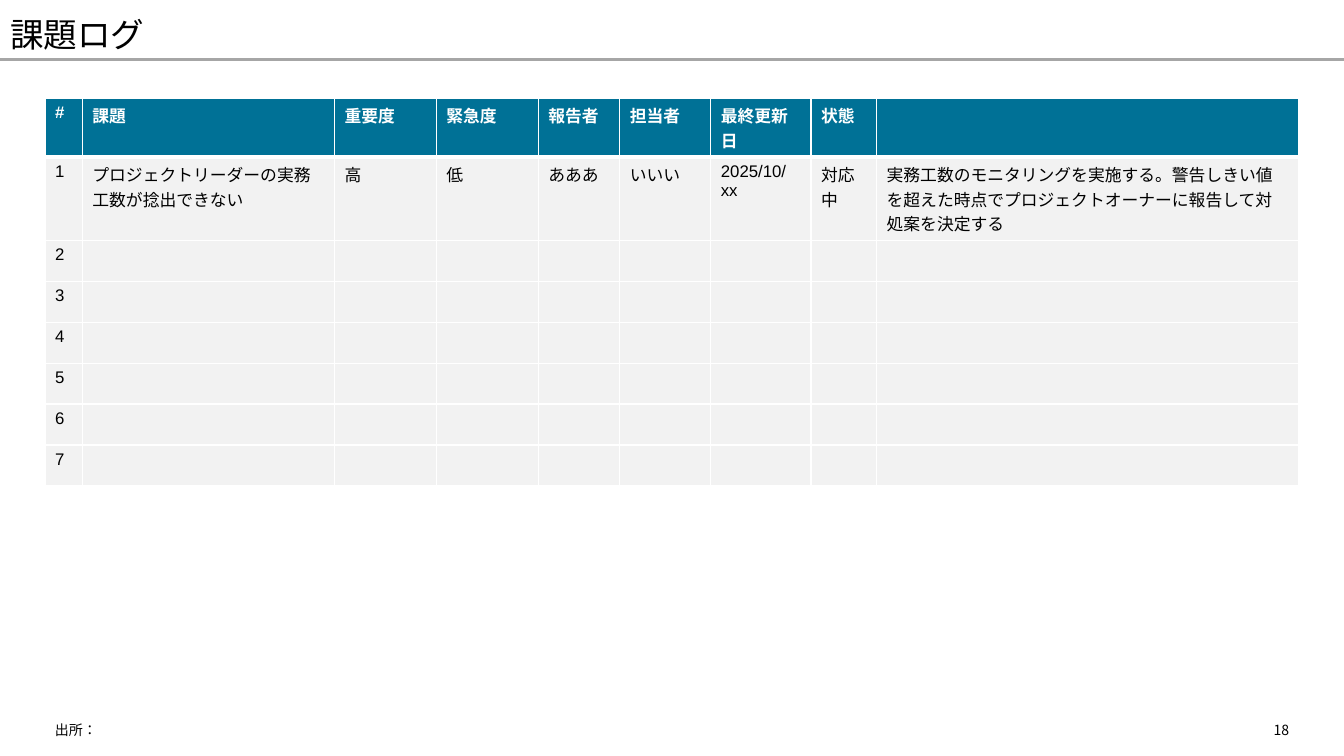
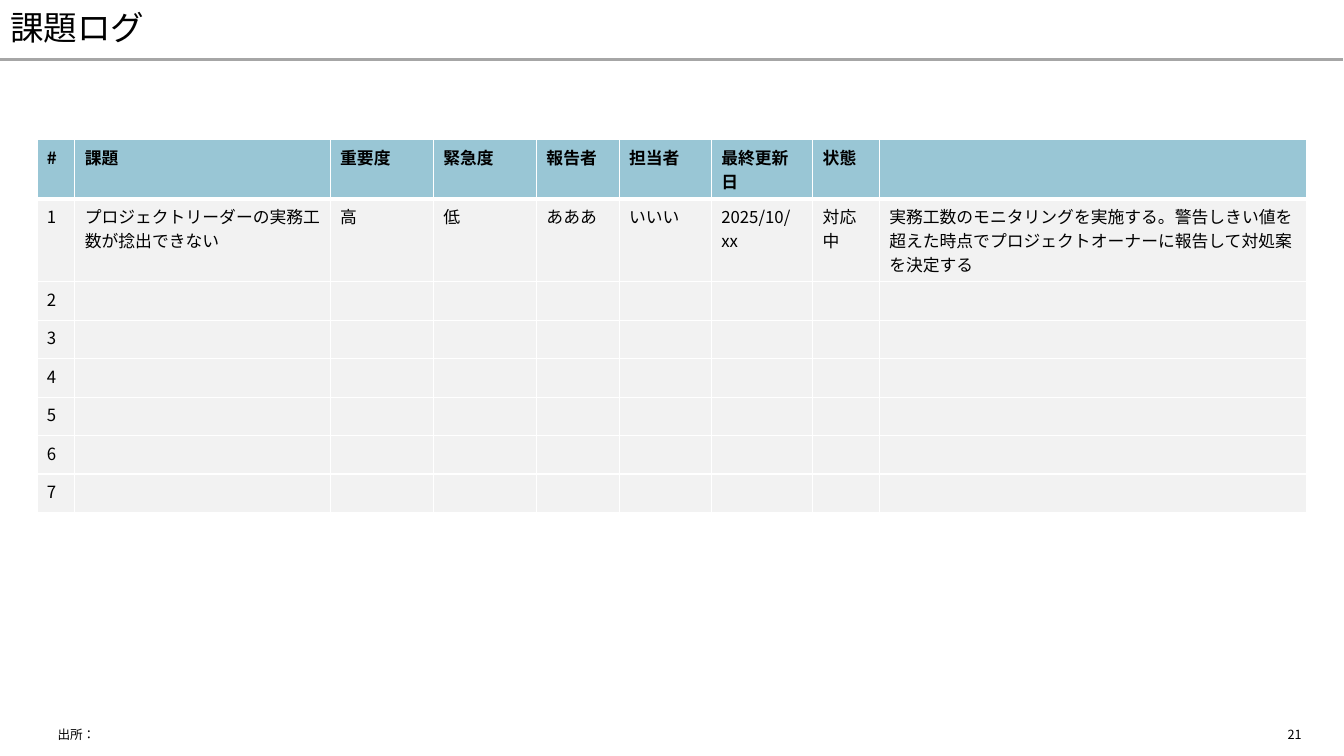
Before and after one commit to yuzucha16/dotfiles, a slide deck: slide 21 of office/Blank.potx (slide 18 before the commit). Drawn at 1344x756 pixels with LibreOffice and Linux fonts; fonts in the diff are those of the drawing. Boxes give left, top, right and bottom in pixels: in the first picture for what was removed or moved away, otherwise in the second. Text is boxed around its words. In the diff, an @@ line names an element or a change of style, - is before the commit and + after.

```diff
--- a/office/Blank.potx
+++ b/office/Blank.potx
@@ title "課題ログ" at (10,12,144,43): vertical alignment bottom to middle @@
@@ table at (37,140,1307,502) @@
@@ fill #007096 to #007096 at 40% opacity in row 1 @@
@@ font Arial to Noto Sans CJK JP @@
@@ text colour #FFFFFF to #000000 in "#", "課題", "重要度", "緊急度" and 4 more places @@
@@ table: place and size @@
-table at (45,99,1299,469)
+table at (37,140,1307,502)
@@ text "出所：" at (58,728,96,740): size 10 to 9 pt; vertical alignment top to middle @@
@@ page number removed at (1274,724,1290,735) @@
-18
@@ page number added at (1288,729,1302,739), 9 pt, text #000000 @@
+21
```
Also in this commit, not shown: 36 other slides changed, 14 slides added, 2 slides removed.
